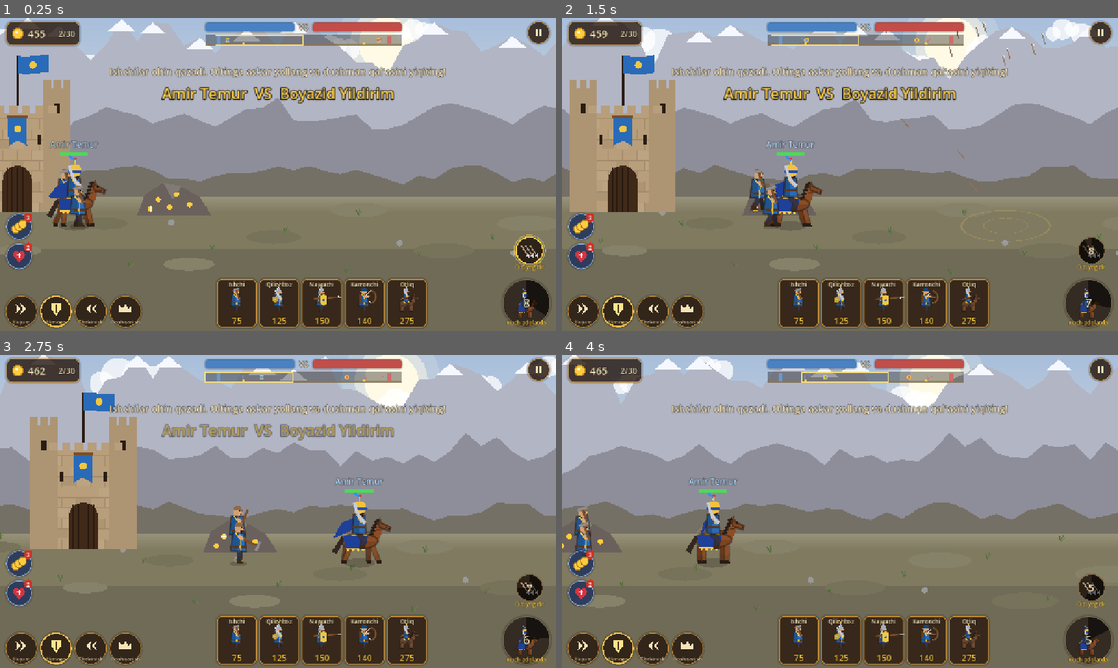
Above: before the commit, frames 1-4 (two rows, left to right).
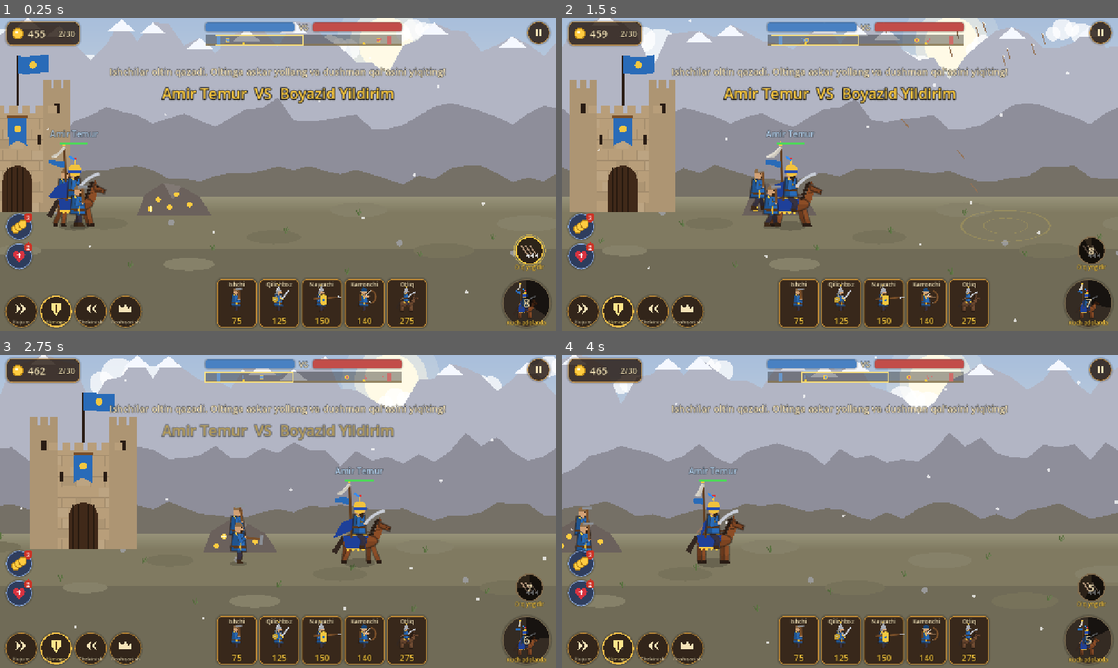
Above: after the commit, the same moments.

Repository: bekzodbeknematov8-cpu/lost-centuries-game
Game: Godot game, scene res://scenes/battle.tscn
The game is run twice, just before and just after one commit, with the same random seed, the same clock (stepped at 60 frames per second) and the same inputs. This scene is started directly instead of the project's main scene.
Inputs (mouse positions are in pixels of both pictures, inside the frame that each line leads up to):
- Up to frame 1 (0.25 s): no input
- Up to frame 2 (1.5 s): tap Enter at 0.5 s; move the mouse to (962, 158) at 0.52 s; hold D 0.53-1.25 s; click (962, 158) at 0.67 s; tap Space at 0.77 s; drag from (728, 190) to (812, 237) at 1.27 s
- Up to frame 3 (2.75 s): move the mouse to (333, 442) at 2.02 s; hold D from 2.03 s (still down)
- Up to frame 4 (4 s): release D at 2.75 s; drag from (812, 574) to (673, 464) at 2.77 s; move the mouse to (1006, 558) at 3.52 s; hold A from 3.53 s (still down); tap Space at 3.77 s

The runs differ from the first frame. In frame 1, 0.8% of the frame differs, in the area x 8-97%, y 7-93%; in frame 2, 0.9%; in frame 3, 0.9%, in the area x 3-99%, y 4-93%; in frame 4, 0.8%.

Commit message:
Sardor qo'li tuzatildi (yagona zarba pozasi), musiqa qayta yozildi va sozlandi, tug' va havo zarralari
Co-Authored-By: Claude Opus 5.5 <noreply@anthropic.com>
Claude-Session: https://claude.ai/code/session_01AUvG8mVZ2xcqJ9Wfw9UwnE

Diff:
--- a/scripts/view/battle.gd
+++ b/scripts/view/battle.gd
@@ -578,7 +578,7 @@
 			var font := ThemeDB.fallback_font
 			var name := tr(str(u.def.name))
 			var col := Color(0.75, 0.88, 1.0) if u.team == 0 else Color(1.0, 0.7, 0.65)
-			var lp := pos + Vector2(-110, -150)
+			var lp := pos + Vector2(-110, -170)
 			# Ikki sarkarda yonma-yon bo'lsa, dushman nomi biroz yuqoriga suriladi (ustma-ust tushmasin)
 			var other := sim.hero_of(1 - u.team)
 			if u.team == 1 and other and other.is_alive() and absf(other.x - u.x) < 200.0:
@@ -586,7 +586,7 @@
 			draw_string_outline(font, lp, name, HORIZONTAL_ALIGNMENT_CENTER, 220, 16, 4, Color(0, 0, 0, 0.7))
 			draw_string(font, lp, name, HORIZONTAL_ALIGNMENT_CENTER, 220, 16, col)
 		if u.is_alive() and (u.hp < u.max_hp or u.hero):
-			var top := (-140.0 if u.hero else (-158.0 if u.type == "elephant" else (-112.0 if Painter.is_mounted(u) else -98.0)))
+			var top := (-160.0 if u.hero else (-158.0 if u.type == "elephant" else (-112.0 if Painter.is_mounted(u) else -98.0)))
 			var w := 54.0 if u.hero else 34.0
 			draw_rect(Rect2(pos.x - w * 0.5, pos.y + top, w, 5), Color(0, 0, 0, 0.5))
 			var col := Color(0.3, 0.85, 0.35) if u.team == 0 else Color(0.95, 0.3, 0.25)
@@ -594,6 +594,7 @@
 	for p in sim.projectiles:
 		Painter.draw_projectile(self, p, GROUND_Y + 50.0)
 	_draw_effects()
+	_draw_weather(left, right)
 
 
 ## Viloyat relyefiga mos ranglar (data/maps.json -> regions[].terrain).
@@ -724,6 +725,38 @@
 				draw_circle(Vector2(gx + 3, gy - 13), 2.5, Color(0.95, 0.85, 0.3))
 		elif h % 7 == 0:
 			draw_circle(Vector2(gx, gy), 4.0 if terrain != "mountain" else 6.0, stc)
+
+
+func _draw_weather(left: float, right: float) -> void:
+	## Relyefga mos havo zarralari (old planda): tog'da qor, cho'lda qum to'zoni, dashtda uchar urug'lar,
+	## yashil vodiyda barglar. Deterministik (t va indeksdan), ko'p askar bo'lsa kamroq (LOD).
+	var n := 26 if Painter.style_v2 else 12
+	var span := (right - left) + 200.0
+	for i in n:
+		var h := float((i * 7919) % 997) / 997.0
+		var h2 := float((i * 104729) % 991) / 991.0
+		match terrain:
+			"mountain":
+				var y := fposmod(h2 * 700.0 + t * (28.0 + h * 22.0), 760.0) - 40.0
+				var x := left + fposmod(h * span + sin(t * 0.8 + i) * 18.0 - t * 10.0, span) - 100.0
+				draw_circle(Vector2(x, y), 1.6 + h * 2.0, Color(1, 1, 1, 0.75))
+			"desert":
+				var y2 := GROUND_Y - 40.0 + h2 * 200.0
+				var x2 := left + fposmod(h * span + t * (160.0 + h2 * 120.0), span) - 100.0
+				draw_line(Vector2(x2, y2), Vector2(x2 - 14.0 - h * 16.0, y2 + 1.5), Color(0.95, 0.82, 0.55, 0.35), 1.5)
+			"green":
+				var y3 := fposmod(h2 * 700.0 + t * (18.0 + h * 12.0), 760.0) - 40.0
+				var x3 := left + fposmod(h * span + t * 30.0 + sin(t * 1.3 + i * 2.0) * 25.0, span) - 100.0
+				var ang := t * 2.0 + i
+				draw_set_transform(Vector2(x3, y3), ang, Vector2(1.0, 0.45 + 0.35 * sin(t * 3.0 + i)))
+				draw_circle(Vector2.ZERO, 3.2, Color(0.55, 0.7, 0.25, 0.8) if i % 3 else Color(0.9, 0.75, 0.3, 0.8))
+				draw_set_transform(Vector2.ZERO, 0.0, Vector2.ONE)
+			_:
+				if i % 2 == 0:
+					continue
+				var y4 := GROUND_Y - 160.0 + h2 * 320.0 + sin(t * 0.9 + i * 1.7) * 14.0
+				var x4 := left + fposmod(h * span + t * 22.0, span) - 100.0
+				draw_circle(Vector2(x4, y4), 1.8, Color(1, 0.95, 0.75, 0.55 + 0.3 * sin(t * 2.0 + i)))
 
 
 func _draw_clouds(left: float, right: float, col: Color) -> void:
--- a/scripts/view/painter.gd
+++ b/scripts/view/painter.gd
@@ -68,6 +68,7 @@
 		_draw_horse(ci, u, walk, alpha, t)
 		ci.draw_set_transform(pos + Vector2(0, -34 * scale_f).rotated(rot * u.facing), rot * u.facing, Vector2(u.facing * scale_f, scale_f))
 		if u.hero:
+			_draw_tug(ci, u, cols, alpha, t)
 			_draw_cape(ci, u, alpha, t)
 		_draw_rider(ci, u, cols, swing, alpha, flash)
 	else:
@@ -156,6 +157,31 @@
 	return fallback
 
 
+static func _draw_tug(ci: CanvasItem, u: UnitState, cols: Array, a: float, t: float) -> void:
+	## Sarkarda tug'i: egar ortidagi baland xoda, tepasida oltin bezak, ot qili shokilasi va jamoa rangidagi bayroqcha.
+	## Yurganda shamolda ortga hilpiraydi.
+	var base := Vector2(-12, -6)
+	var top := Vector2(-16, -92)
+	ci.draw_line(base, top, _c(WOOD.darkened(0.2), a), 2.5, true)
+	ci.draw_colored_polygon(PackedVector2Array([top + Vector2(0, -9), top + Vector2(3, -2), top + Vector2(-3, -2)]), _c(GOLD, a))
+	var flow := 1.0 if u.moving else 0.35
+	var tassel := Color(0.12, 0.1, 0.09) if u.team == 1 else Color(0.95, 0.93, 0.88)
+	for k in 5:
+		var w := sin(t * 7.0 + k * 0.9) * 2.5
+		var p0 := top + Vector2(-1 + k * 0.6, 1)
+		var p1 := p0 + Vector2(-6.0 * flow - 2.0 + w * 0.5, 9.0)
+		var p2 := p1 + Vector2(-9.0 * flow + w, 10.0 - 4.0 * flow)
+		ci.draw_polyline(PackedVector2Array([p0, p1, p2]), _c(tassel.darkened(k * 0.04), a), 2.0, true)
+	var pen := PackedVector2Array()
+	for i in 5:
+		var fx := -float(i) * 6.0 * (0.5 + 0.5 * flow)
+		pen.append(top + Vector2(fx, 22.0 + sin(t * 6.0 + i * 0.8) * 2.0 * (i / 4.0)))
+	for i in range(4, -1, -1):
+		var fx2 := -float(i) * 6.0 * (0.5 + 0.5 * flow)
+		pen.append(top + Vector2(fx2, 34.0 - i * 1.5 + sin(t * 6.0 + i * 0.8) * 2.0 * (i / 4.0)))
+	ci.draw_colored_polygon(pen, _c(cols[0], a))
+
+
 static func _draw_cape(ci: CanvasItem, u: UnitState, a: float, t: float) -> void:
 	var c := _look_color(u, "cape", Color(0.5, 0.1, 0.1))
 	var wave := sin(t * 6.0) * 4.0
@@ -171,6 +197,37 @@
 	ci.draw_line(a0, a1, _c(col, a, flash), w, true)
 	ci.draw_line(a1, a2, _c(col.darkened(0.08), a, flash), w * 0.9, true)
 	ci.draw_circle(a1, w * 0.5, _c(col, a, flash))
+
+
+static func _strike_pose(u: UnitState, rest_h: Vector2, up_h: Vector2, hit_h: Vector2, rest_a: float, up_a: float, hit_a: float) -> Array:
+	## Zarba fazalari: tinch -> ko'tarish (40%) -> urish (22%) -> qaytish. [qo'l siljishi, qurol burchagi]
+	if u.attack_anim <= 0.0:
+		return [rest_h, rest_a]
+	var p := 1.0 - clampf(u.attack_anim / 0.35, 0.0, 1.0)
+	if p < 0.4:
+		var k1 := smoothstep(0.0, 0.4, p)
+		return [rest_h.lerp(up_h, k1), lerpf(rest_a, up_a, k1)]
+	if p < 0.62:
+		var k2 := smoothstep(0.4, 0.62, p)
+		return [up_h.lerp(hit_h, k2), lerpf(up_a, hit_a, k2)]
+	var k3 := smoothstep(0.62, 1.0, p)
+	return [hit_h.lerp(rest_h, k3), lerpf(hit_a, rest_a, k3)]
+
+
+static func _arm(ci: CanvasItem, shoulder: Vector2, hand_off: Vector2, sleeve: Color, a: float, flash: bool, seg := 12.0) -> Vector2:
+	## Yelka -> tirsak -> bilak (tirsak pastga bukiladi). Qo'l nuqtasini qaytaradi.
+	var hand := shoulder + hand_off
+	if style_v2:
+		var d := hand_off.length()
+		var perp := Vector2(-hand_off.y, hand_off.x).normalized()
+		if perp.y < 0.0:
+			perp = -perp
+		var elbow := shoulder + hand_off * 0.5 + perp * sqrt(maxf(0.0, seg * seg - d * d * 0.25))
+		_limb(ci, shoulder, elbow, hand, 4.5, sleeve, a, flash)
+		ci.draw_circle(hand, 2.8, _c(SKIN, a, flash))
+	else:
+		ci.draw_line(shoulder, hand, _c(SKIN, a, flash), 5.0, true)
+	return hand
 
 
 static func _draw_body_v2(ci: CanvasItem, u: UnitState, cols: Array, walk: float, a: float, flash: bool) -> void:
@@ -262,9 +319,9 @@
 	# Qurol va old qo'l
 	match u.type:
 		"worker":
-			var ang := lerpf(-1.9, 0.5, swing)
-			var hand := shoulder + Vector2(10, 8)
-			ci.draw_line(shoulder, hand, _c(SKIN, a, flash), 5.0, true)
+			var wp := _strike_pose(u, Vector2(10, 8), Vector2(8, -12), Vector2(15, 6), -1.6, -2.4, 0.5)
+			var ang: float = wp[1]
+			var hand := _arm(ci, shoulder, wp[0], tunic, a, flash)
 			var tip := hand + Vector2.from_angle(ang) * 30.0
 			ci.draw_line(hand, tip, _c(WOOD, a), 3.5, true)
 			var perp := Vector2.from_angle(ang + PI * 0.5) * 9.0
@@ -273,9 +330,9 @@
 				ci.draw_circle(Vector2(-12, -46), 9.0, _c(Color(0.62, 0.48, 0.3), a))
 				ci.draw_circle(Vector2(-12, -52), 3.0, _c(GOLD, a))
 		"swordsman":
-			var ang2 := lerpf(-2.2, 0.35, swing)
-			var hand2 := shoulder + Vector2(9, 10)
-			ci.draw_line(shoulder, hand2, _c(SKIN, a, flash), 5.0, true)
+			var sp := _strike_pose(u, Vector2(11, 9), Vector2(12, -12), Vector2(17, 4), -0.9, -2.0, 0.4)
+			var ang2: float = sp[1]
+			var hand2 := _arm(ci, shoulder, sp[0], tunic, a, flash)
 			var dir2 := Vector2.from_angle(ang2)
 			ci.draw_line(hand2, hand2 + dir2 * 34.0, _c(STEEL, a), 4.0, true)
 			ci.draw_line(hand2 - dir2.orthogonal() * 6.0, hand2 + dir2.orthogonal() * 6.0, _c(GOLD, a), 3.0)
@@ -283,9 +340,9 @@
 			ci.draw_circle(Vector2(-11, -44), 9.0, _c(trim.darkened(0.2), a))
 			ci.draw_circle(Vector2(-11, -44), 3.0, _c(STEEL, a))
 		"spearman":
-			var thrust := swing * 16.0
-			var hand3 := shoulder + Vector2(8 + thrust, 6)
-			ci.draw_line(shoulder, hand3, _c(SKIN, a, flash), 5.0, true)
+			# Nayza: avval orqaga tortiladi, so'ng keskin oldinga sanchiladi
+			var tp := _strike_pose(u, Vector2(8, 6), Vector2(-2, 5), Vector2(22, 4), 0.0, 0.0, 0.0)
+			var hand3 := _arm(ci, shoulder, tp[0], tunic, a, flash, 14.0)
 			ci.draw_line(hand3 + Vector2(-30, 3), hand3 + Vector2(44, -3), _c(WOOD, a), 3.5, true)
 			ci.draw_colored_polygon(PackedVector2Array([hand3 + Vector2(44, -7), hand3 + Vector2(58, -3.5), hand3 + Vector2(44, 1)]), _c(STEEL, a))
 			# Katta qalqon oldinda
@@ -480,7 +537,7 @@
 			ci.draw_circle(Vector2(-18 + i * 8, -22 + bob), 2.0, _c(GOLD, a))
 
 
-static func _draw_rider(ci: CanvasItem, u: UnitState, cols: Array, swing: float, a: float, flash: bool) -> void:
+static func _draw_rider(ci: CanvasItem, u: UnitState, cols: Array, _swing: float, a: float, flash: bool) -> void:
 	var tunic: Color = cols[0]
 	var head := Vector2(1, -50)
 	if style_v2:
@@ -528,9 +585,10 @@
 		ci.draw_line(pull, bot, _c(Color(0.9, 0.9, 0.85), a), 1.2)
 		ci.draw_line(shoulder, pull, _c(SKIN.darkened(0.1), a, flash), 4.0, true)
 		return
-	var ang := lerpf(-2.4, 0.4, swing)
-	var hand := shoulder + Vector2(9, 8)
-	ci.draw_line(shoulder, hand, _c(SKIN, a, flash), 5.0, true)
+	# Qilich zarbasi: qo'l va qilich bir butun harakat qiladi (qilich yuz ustidan aylanmaydi)
+	var pose := _strike_pose(u, Vector2(10, 9), Vector2(14, -13), Vector2(17, 5), -0.95, -2.1, 0.45)
+	var ang: float = pose[1]
+	var hand := _arm(ci, shoulder, pose[0], tunic, a, flash)
 	# Egri qilich (sabre)
 	var pts := PackedVector2Array()
 	for i in 8:
Not shown, changed: PROGRESS.md
Not shown, changed: assets/audio/music/battle.ogg
Not shown, changed: assets/audio/music/menu.ogg
Not shown, changed: assets/audio/sfx/bow_1.wav
Not shown, changed: assets/audio/sfx/bow_2.wav
Not shown, changed: assets/audio/sfx/bow_3.wav
Not shown, changed: assets/audio/sfx/defeat.wav
Not shown, changed: assets/audio/sfx/ready.wav
Not shown, changed: assets/audio/sfx/victory.wav
